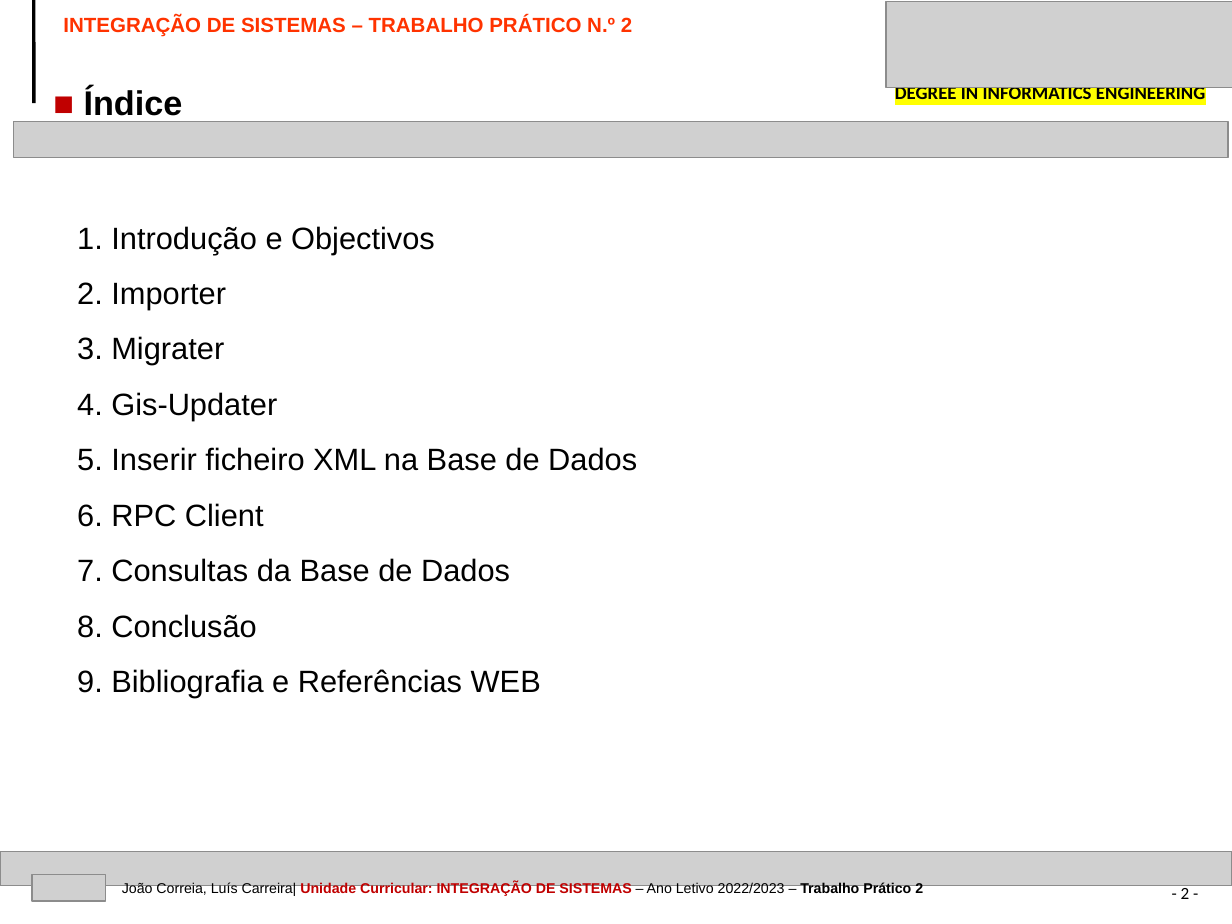
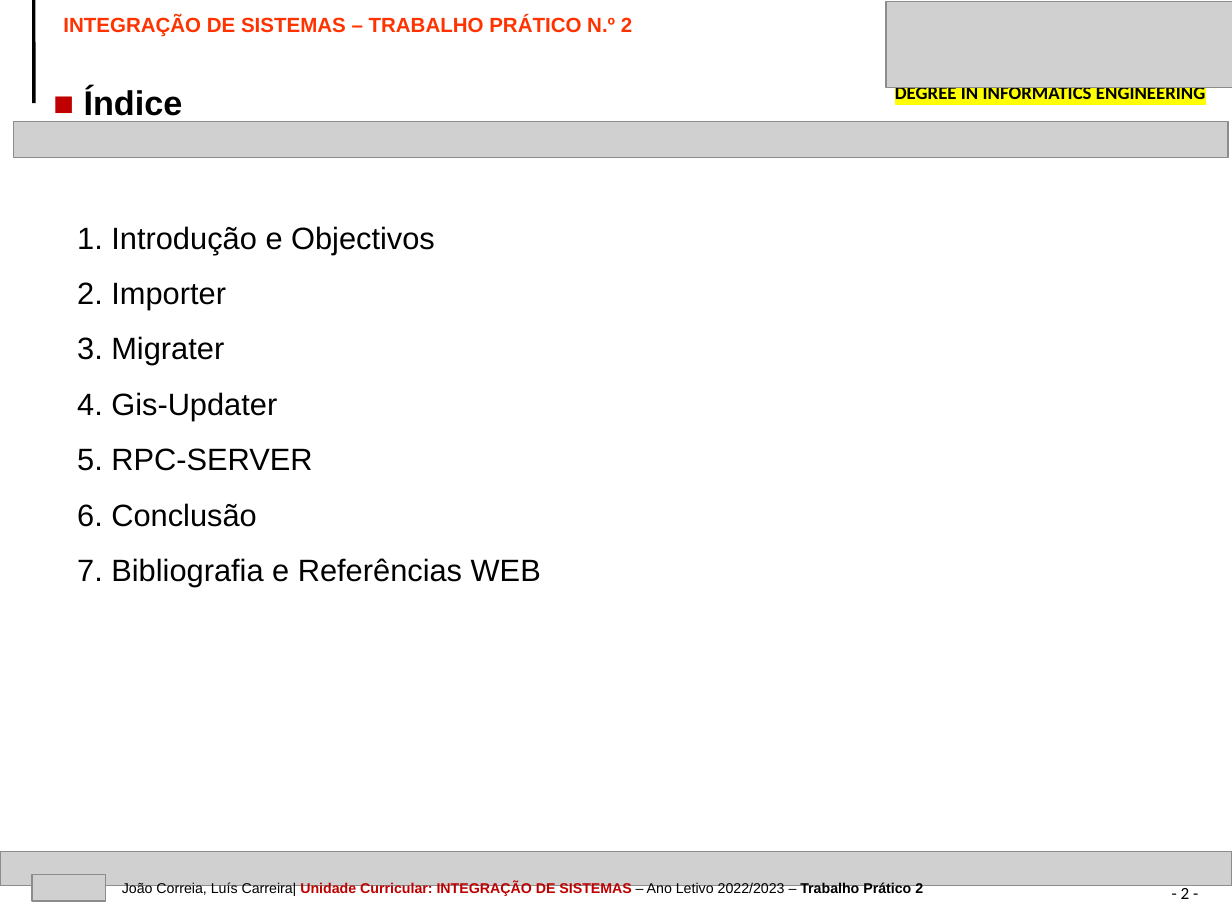
Before and after one commit to luiscarreira00/TP2_IS, a slide deck: slide 2 of TrabalhoPratico2_24760_25870.pptx. Drawn at 1232x924 pixels with LibreOffice and Linux fonts; fonts in the diff are those of the drawing; grey boxes stand for pictures. Boxes give left, top, right and bottom in pixels: in the first picture for what was removed or moved away, otherwise in the second. Text is boxed around its words. In the diff, an @@ line names an element or a change of style, - is before the commit and + after.

```diff
--- a/TrabalhoPratico2_24760_25870.pptx
+++ b/TrabalhoPratico2_24760_25870.pptx
@@ text at bbox=[77, 448, 541, 587]: text changed @@
-5. Inserir ficheiro XML na Base de Dados
-6. RPC Client
-7. Consultas da Base de Dados
-8. Conclusão
-9. Bibliografia e Referências WEB
+5. RPC-SERVER
+6. Conclusão
+7. Bibliografia e Referências WEB
```
Also in this commit, not shown: 4 other slides changed, 1 slide removed, 3 other files.
